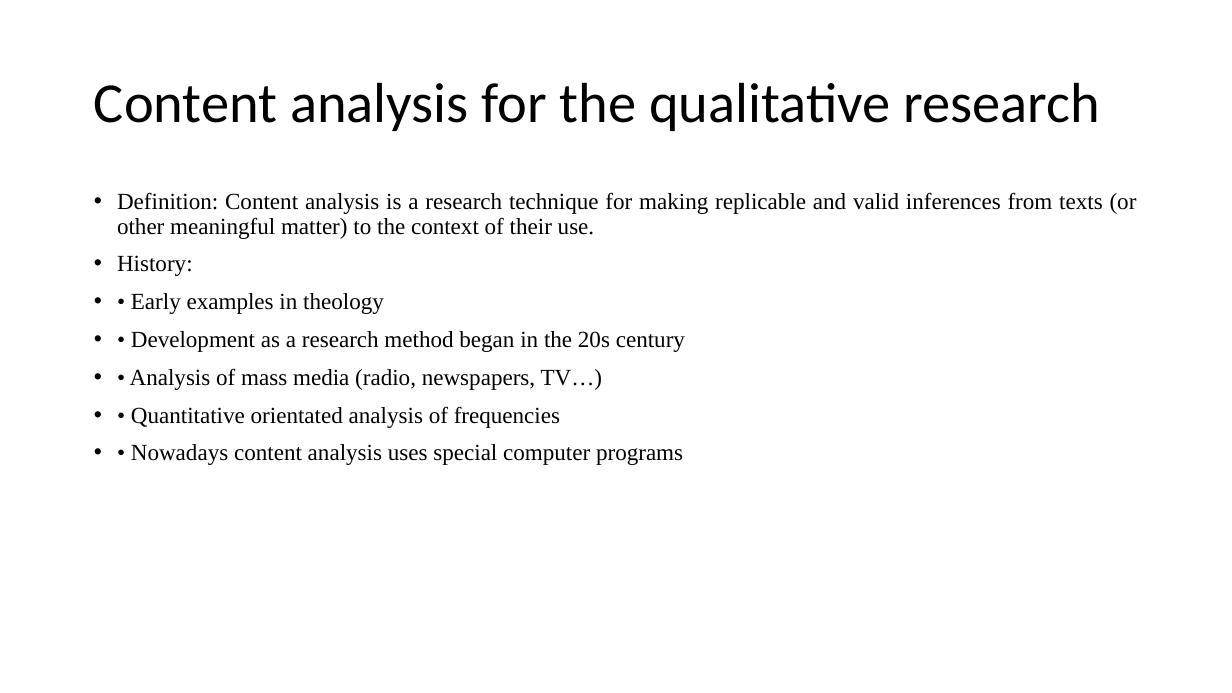
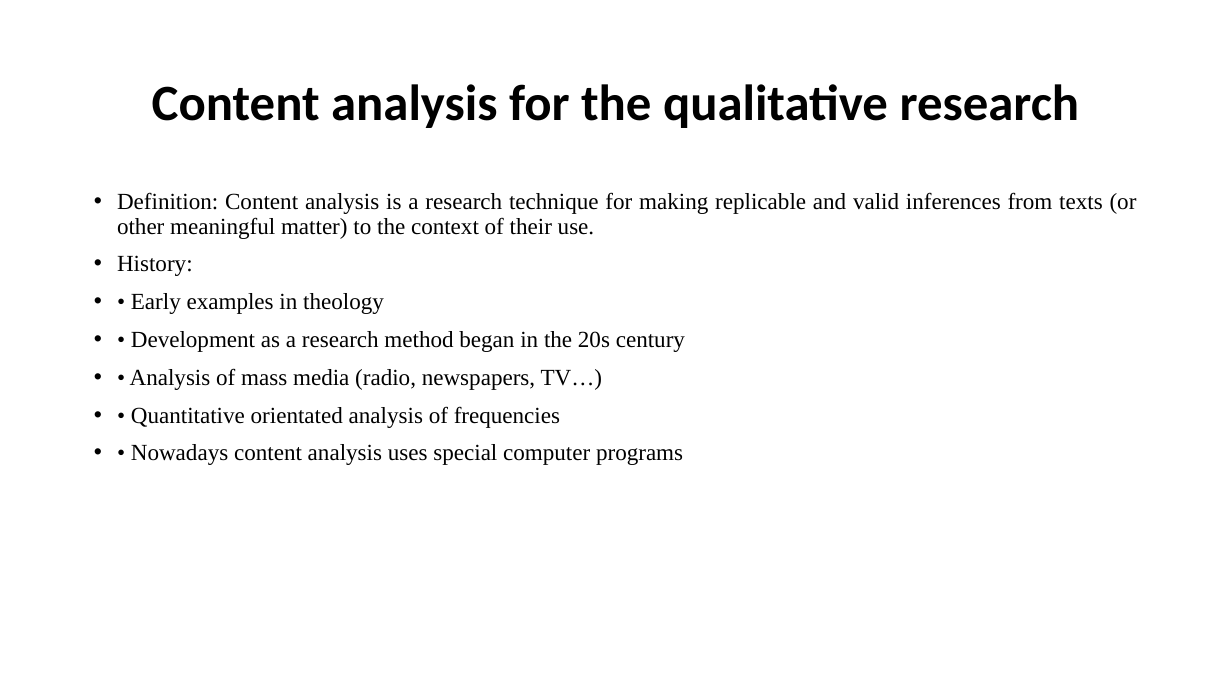
Before and after one commit to mutanganajoseph/Documents, a slide deck: slide 18 of auca/sem-1/edrom-8113-study-research/8 Scientific Research Method.pptx. Drawn at 1232x693 pixels with LibreOffice and Linux fonts; fonts in the diff are those of the drawing. Boxes give left, top, right and bottom in pixels: in the first picture for what was removed or moved away, otherwise in the second. Text is boxed around its words. In the diff, an @@ line names an element or a change of style, - is before the commit and + after.

```diff
--- a/auca/sem-1/edrom-8113-study-research/8 Scientific Research Method.pptx
+++ b/auca/sem-1/edrom-8113-study-research/8 Scientific Research Method.pptx
@@ title "Content analysis for the qualitative ..." at <box>152,84,1080,128</box>: size 44 to 39.6 pt, bold on; alignment left to centre @@
```
Also in this commit, not shown: 13 other slides changed, 14 other files.
